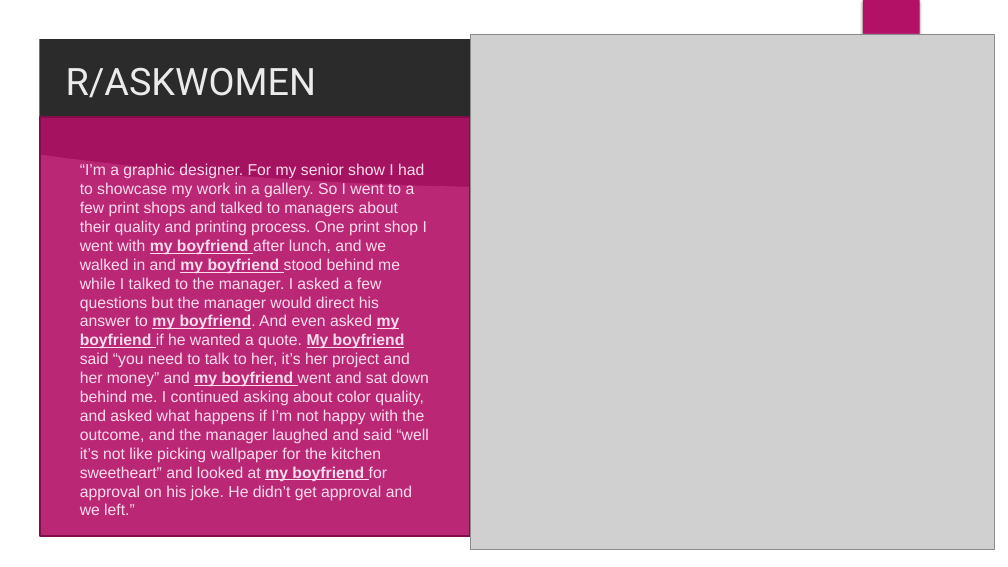
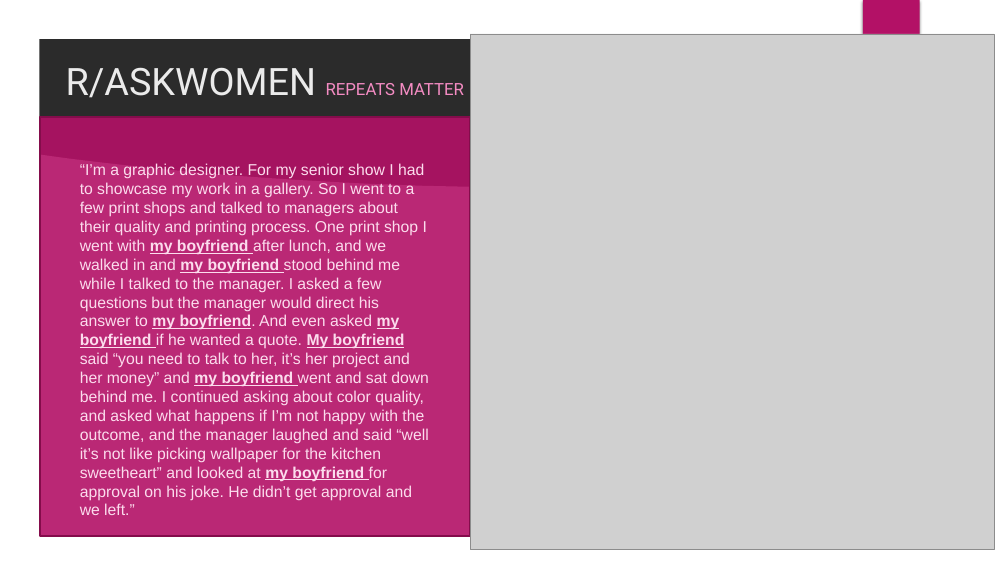
Before and after one commit to eamonious/reddit-comment-gender, a slide deck: slide 7 of project3.pptx (slide 6 before the commit). Drawn at 1008x567 pixels with LibreOffice and Linux fonts; fonts in the diff are those of the drawing; grey boxes stand for pictures; background and template pictures are left out; a plain dark background stands for a picture behind light text. Boxes give left, top, right and bottom in pixels: in the first picture for what was removed or moved away, otherwise in the second. Text is boxed around its words. In the diff, an @@ line names an element or a change of style, - is before the commit and + after.

```diff
--- a/project3.pptx
+++ b/project3.pptx
@@ title at (x1=66, y1=67, x2=464, y2=98): text changed; size 36 to 16 pt; text colour #EBEBEB to #F48CC3 @@
-R/ASKWOMEN
+R/ASKWOMEN REPEATS MATTER
```
Also in this commit, not shown: 8 other slides changed, 3 slides added, 2 slides removed, 40 other files.
